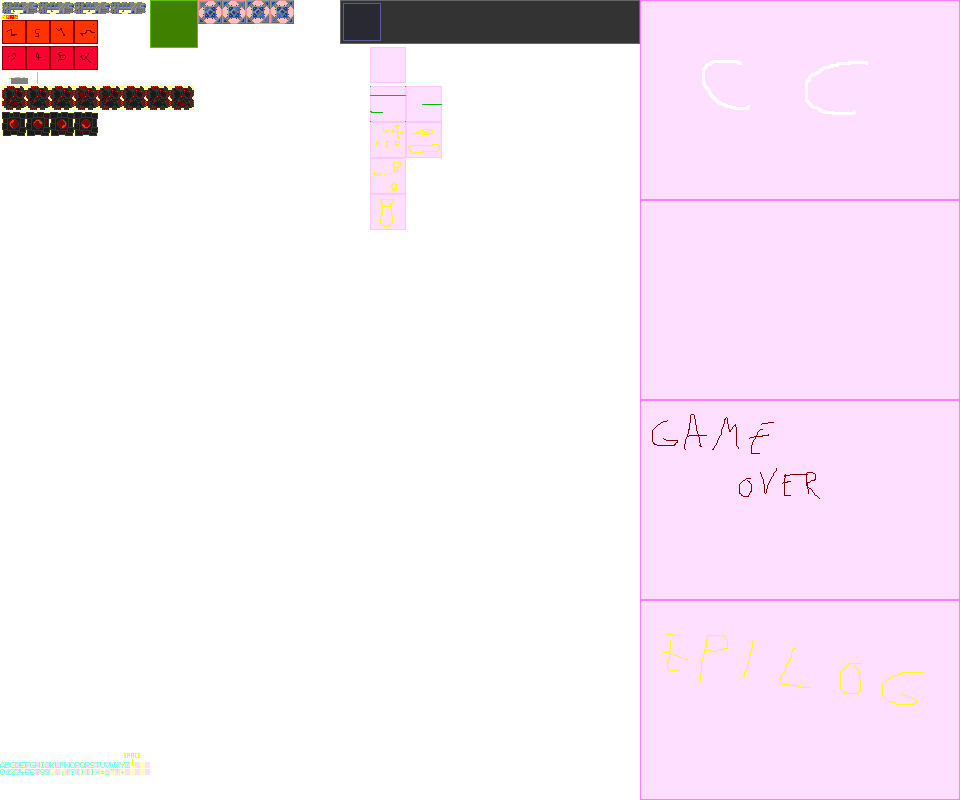
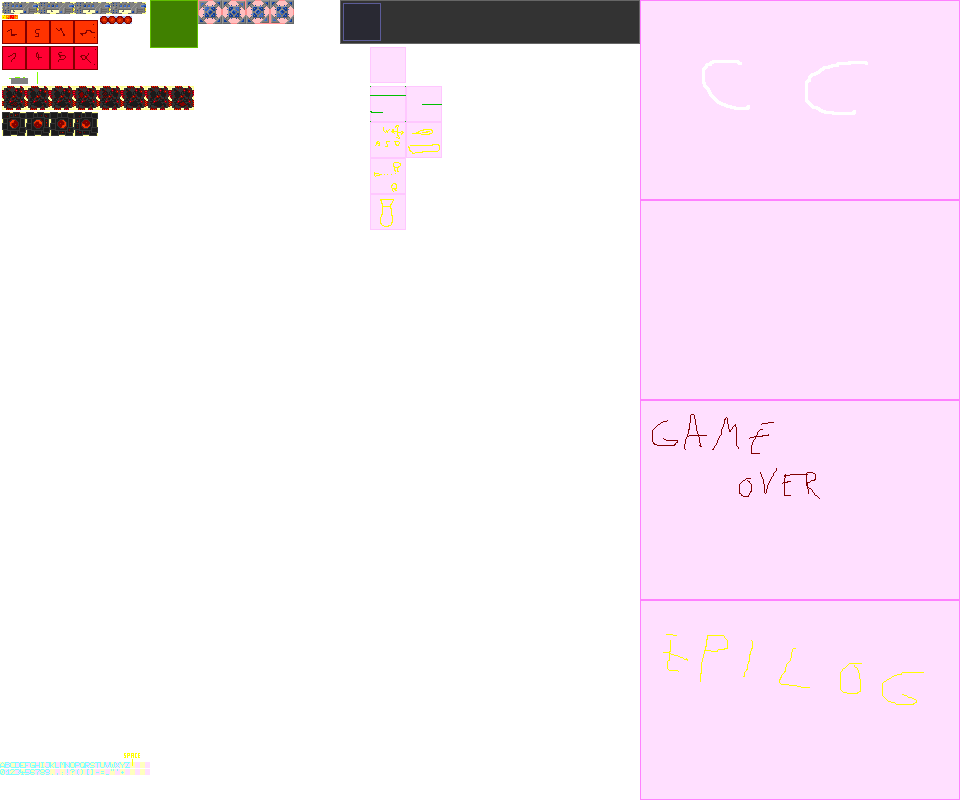
Revision of a layered 960px x 800px image; what changed, layer by layer:
painted on "sprites" over [11, 16, 132, 133]
painted on "helpers" over [100, 16, 132, 24]
